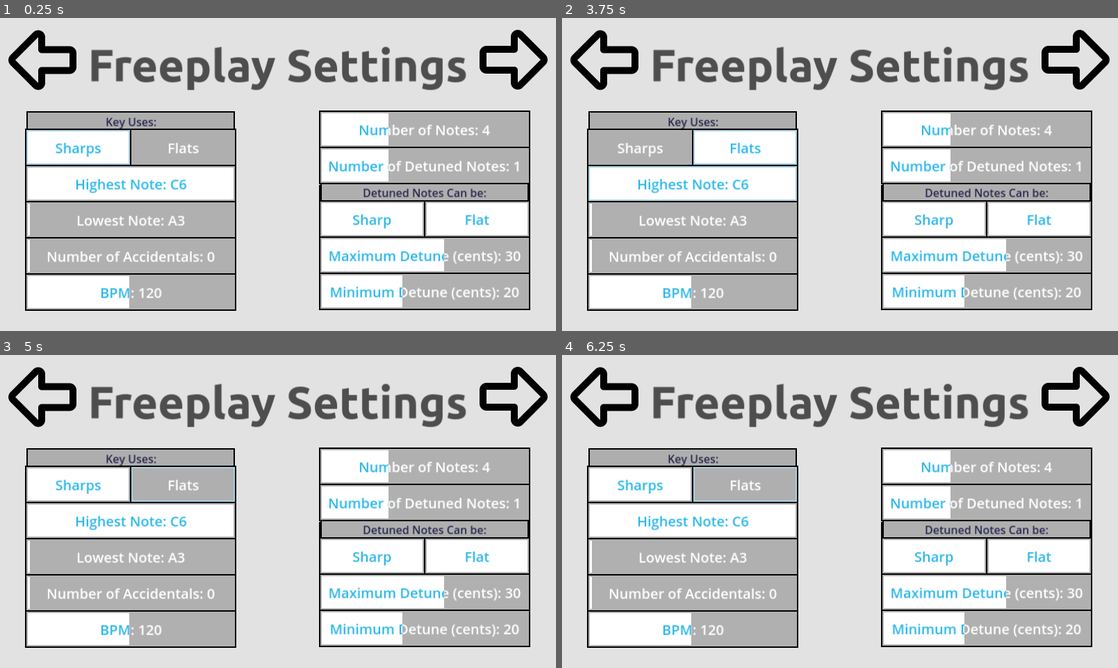
Above: before the commit, frames 1-4 (two rows, left to right).
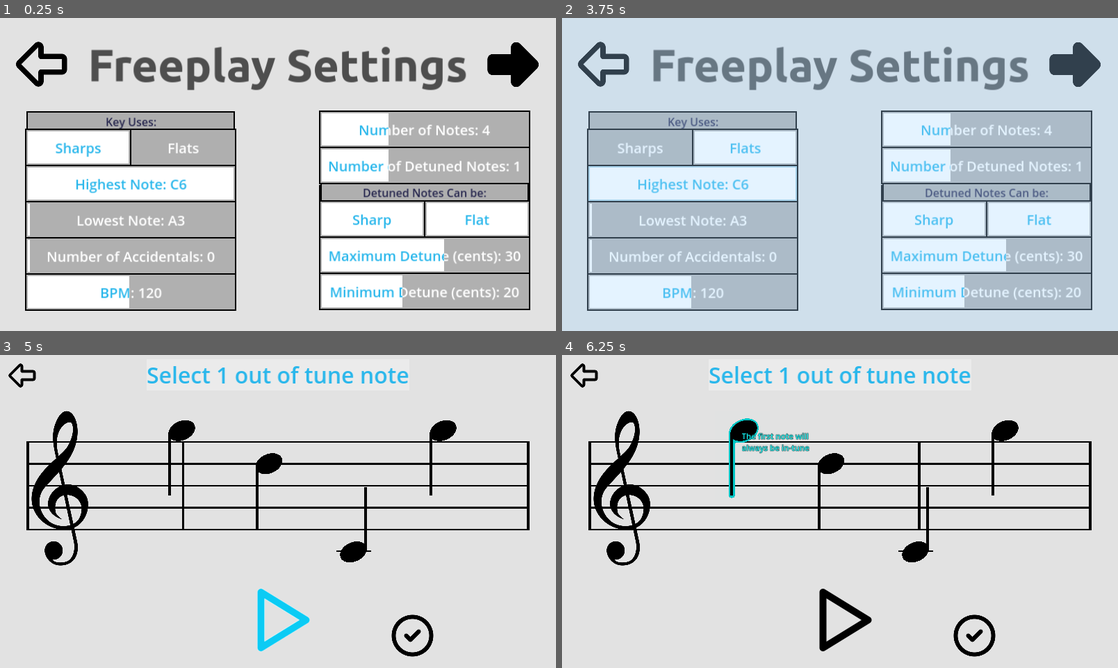
Above: after the commit, the same moments.

Repository: Sniggiho/COMP225-Reluna
Game: Godot game, scene res://Scenes/FreeplaySettingsMenu/FreeplaySettingsMenu.tscn
Two runs of this game, one before a commit and one after it. Both use one fixed random seed, a clock stepped at 60 frames per second and the inputs below. This scene is started directly instead of the project's main scene.
Inputs (mouse positions are in pixels of both pictures, inside the frame that each line leads up to; where the layout moved, square brackets give the same spot in the first picture):
- Up to frame 1 (0.25 s): no input
- Up to frame 2 (3.75 s): click (600, 64) [606, 58] at 0.5 s; click "freeplay" at 1.25 s; click (1073, 64) [1073, 58] at 2 s; click (584, 39) at 2.75 s; tap Enter (ui_accept) at 3.5 s; move the mouse to (695, 183) at 3.52 s; hold Right (ui_right) from 3.53 s (still down); hold Space (play) from 3.53 s (still down)
- Up to frame 3 (5 s): tap Enter (ui_accept) at 3.77 s; release Right (ui_right) at 4.25 s; release Space (play) at 4.25 s; click (278, 621) at 4.27 s
- Up to frame 4 (6.25 s): click (840, 621) at 5.02 s; click (739, 430) at 5.77 s

The runs differ from the first frame. In frame 1, 2.1% of the frame differs, in the area x 1-99%, y 3-47%; in frame 2, 26%; in frame 3, 56%; in frame 4, 56%, in the area x 1-99%, y 2-97%.

Commit message:
Minor visual improvements.
Changed freeplay arrow size. Made focus go to forward automatically. Made credits accept ui cancel to go back to main menu

Diff:
--- a/Project/Scenes/CreditScreen/CreditScreen.gd
+++ b/Project/Scenes/CreditScreen/CreditScreen.gd
@@ -4,6 +4,8 @@
 func _input(event):
 	if event.is_action_pressed('ui_left') or event.is_action_pressed('ui_right') or event.is_action_pressed('ui_down') or event.is_action_pressed('ui_up'):
 		$Return.grab_focus()
+	if event.is_action_pressed("ui_cancel"):
+		_to_main_menu()
 
 
 func _to_main_menu():
--- a/Project/Scenes/CreditScreen/CreditScreen.tscn
+++ b/Project/Scenes/CreditScreen/CreditScreen.tscn
@@ -35,10 +35,10 @@
 "
 
 [node name="Return" type="TextureButton" parent="."]
-offset_left = 21.0
-offset_top = 8.0
-offset_right = 261.0
-offset_bottom = 248.0
+offset_left = 41.0
+offset_top = 40.0
+offset_right = 281.0
+offset_bottom = 280.0
 scale = Vector2(0.4, 0.4)
 texture_normal = ExtResource("1_fx3l8")
 texture_hover = ExtResource("2_r0htm")
--- a/Project/Scenes/FreeplaySettingsMenu/FreeplaySettingsMenu.gd
+++ b/Project/Scenes/FreeplaySettingsMenu/FreeplaySettingsMenu.gd
@@ -4,6 +4,8 @@
 func _ready():
 	# What a fucking mess
 	$ForwardButton.focus_neighbor_bottom = $ForwardButton.get_path_to($"CenterContainer/VBoxContainer/CenterContainer/HBoxContainer/Column B/ColumnB/NumNotes")
+
+	$ForwardButton.grab_focus()
 
 #	$"CenterContainer/VBoxContainer/CenterContainer/HBoxContainer/Column B/ColumnB/NumNotes".focus_neighbor_top = $"CenterContainer/VBoxContainer/CenterContainer/HBoxContainer/Column B/ColumnB/NumNotes".get_path_to($"ForwardButton")
 
--- a/Project/Scenes/FreeplaySettingsMenu/FreeplaySettingsMenu.tscn
+++ b/Project/Scenes/FreeplaySettingsMenu/FreeplaySettingsMenu.tscn
@@ -46,9 +46,11 @@
 script = ExtResource("1_qg26p")
 
 [node name="BackButton" type="TextureButton" parent="."]
-offset_top = 1.0
-offset_right = 240.0
-offset_bottom = 241.0
+offset_left = 28.0
+offset_top = 43.0
+offset_right = 268.0
+offset_bottom = 283.0
+scale = Vector2(0.75, 0.75)
 focus_neighbor_top = NodePath("../CenterContainer/VBoxContainer/CenterContainer/HBoxContainer/Column A/ColumnA/BPM")
 focus_neighbor_right = NodePath("../ForwardButton")
 texture_normal = ExtResource("16_im4tj")
@@ -62,9 +64,11 @@
 offset_bottom = 969.0
 
 [node name="ForwardButton" type="TextureButton" parent="."]
-offset_left = 1360.0
-offset_right = 1600.0
-offset_bottom = 240.0
+offset_left = 1388.0
+offset_top = 44.0
+offset_right = 1628.0
+offset_bottom = 284.0
+scale = Vector2(0.75, 0.75)
 focus_neighbor_left = NodePath("../BackButton")
 focus_neighbor_top = NodePath("../CenterContainer/VBoxContainer/CenterContainer/HBoxContainer/Column B/ColumnB/MinDetuneCents")
 texture_normal = ExtResource("16_im4tj")
--- a/Project/Scenes/MainMenu/menuScreen.tscn
+++ b/Project/Scenes/MainMenu/menuScreen.tscn
@@ -46,10 +46,10 @@
 texture = ExtResource("3_kj3ku")
 
 [node name="Info" type="TextureButton" parent="."]
-offset_left = 44.0
-offset_top = 37.0
-offset_right = 556.0
-offset_bottom = 549.0
+offset_left = 50.0
+offset_top = 50.0
+offset_right = 562.0
+offset_bottom = 562.0
 scale = Vector2(0.15, 0.15)
 focus_neighbor_right = NodePath("../Freeplay")
 focus_neighbor_bottom = NodePath("../Tutorial")
--- a/Project/Scenes/NewItemList/NewItemList.gd
+++ b/Project/Scenes/NewItemList/NewItemList.gd
@@ -34,7 +34,8 @@
 # Called when the node enters the scene tree for the first time.
 func _ready():
 	if type == option.AccidentalChoice:
-		$SharpButton.grab_focus()
+		pass
+#		$SharpButton.grab_focus()
 
 	if topFocus:
 		$SharpButton.focus_neighbor_top = $SharpButton.get_path_to(topFocus)
Not shown: 1 places in Project/Scenes/FreeplaySettingsMenu/FreeplaySettingsMenu.tscn that only renumber resources
